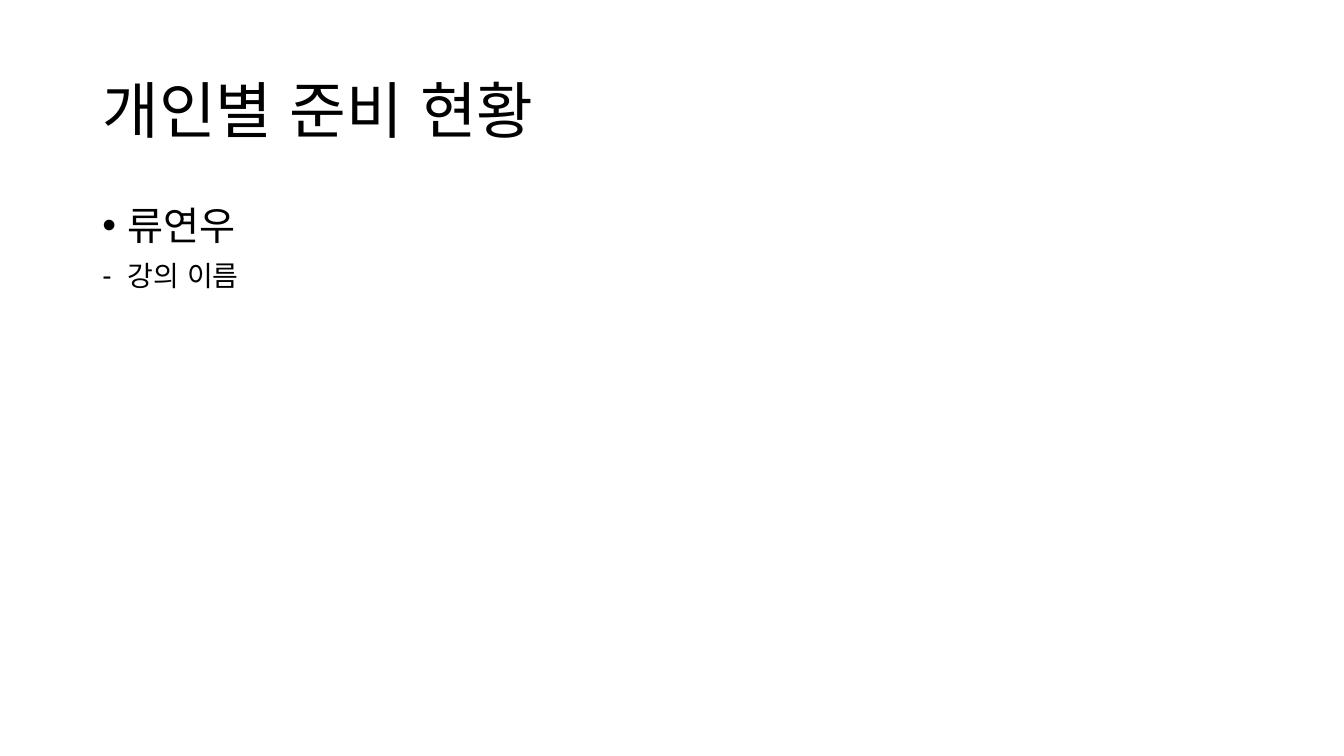
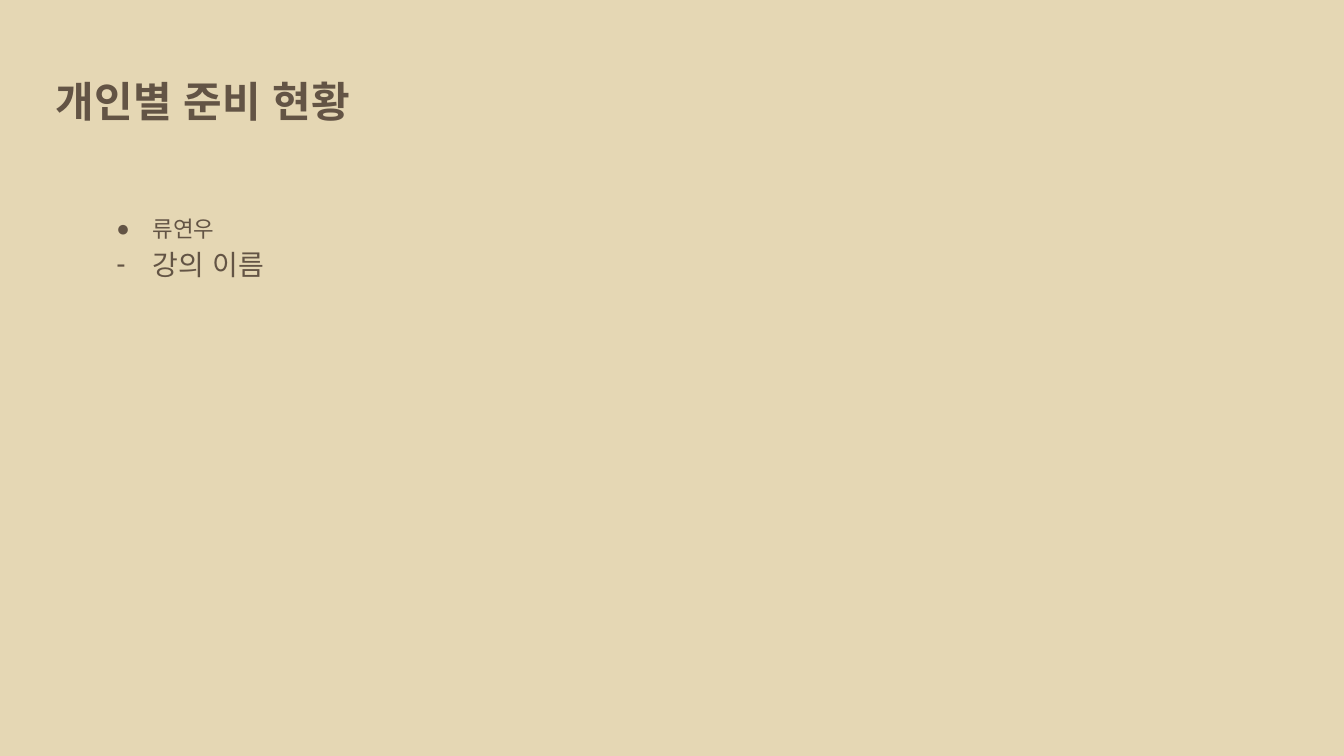
Before and after one commit to Mongzzi/18TUK_GW, a slide deck: slide 14 of Doc/04_제안서/제안서 초안.pptx. Drawn at 1344x756 pixels with LibreOffice and Linux fonts; fonts in the diff are those of the drawing. Boxes give left, top, right and bottom in pixels: in the first picture for what was removed or moved away, otherwise in the second. Text is boxed around its words. In the diff, an @@ line names an element or a change of style, - is before the commit and + after.

```diff
--- a/Doc/04_제안서/제안서 초안.pptx
+++ b/Doc/04_제안서/제안서 초안.pptx
@@ background #FFFFFF to #E5D7B4 @@
@@ title "개인별 준비 현황": place and size @@
-title "개인별 준비 현황" at box(102, 81, 533, 138)
+title "개인별 준비 현황" at box(56, 81, 349, 121)
@@ title "개인별 준비 현황" at box(56, 81, 349, 121): size 44 to 30 pt, font Noto Sans CJK KR to TeX Gyre Schola, text colour #000000 to #635445, bold on; line spacing 0.9 to 1; vertical alignment middle to top @@
@@ text "류연우" at box(153, 218, 264, 277): size 28 to 16 pt in "류연우"; font Noto Sans CJK KR to Lato, text colour #000000 to #635445; bullet • to ●; line spacing 0.9 to 1.15; less space between paragraphs; indent changed @@
```
Also in this commit, not shown: 15 other slides changed, 3 slides added, 4 slides removed.
